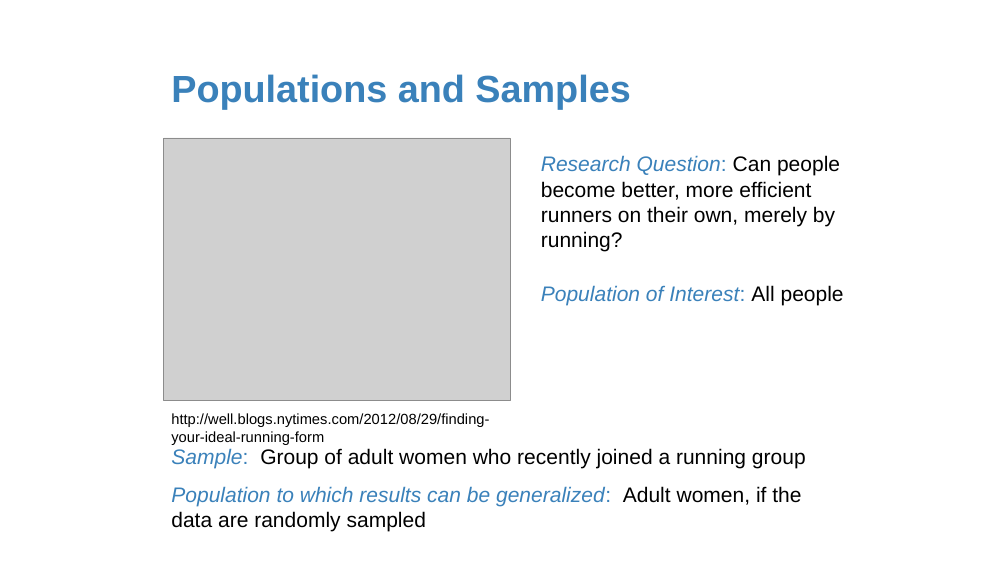
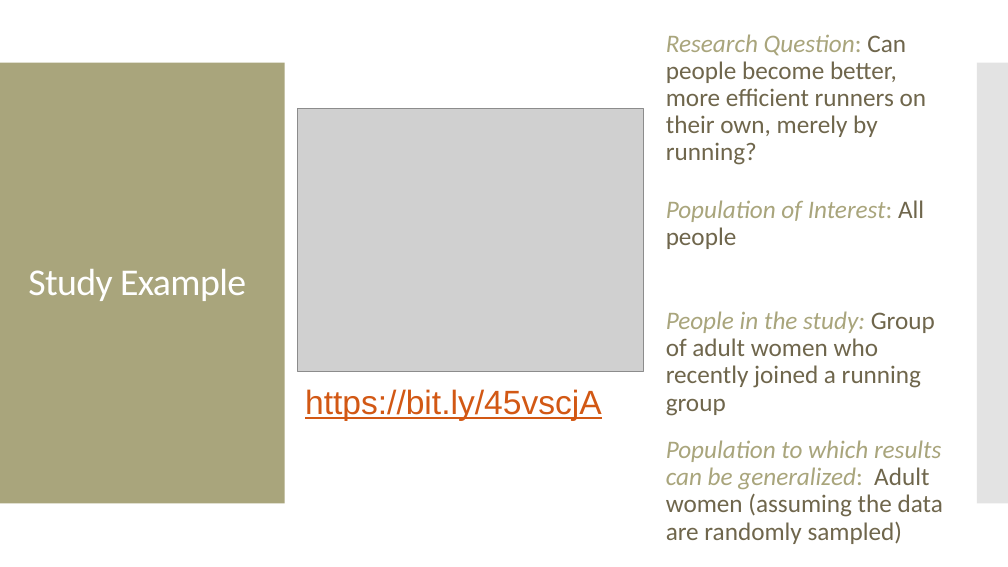
Before and after one commit to amosca01/MATH108-F23, a slide deck: slide 11 of slides/02-data-collection.pptx (slide 6 before the commit). Drawn at 1008x567 pixels with LibreOffice and Linux fonts; fonts in the diff are those of the drawing; grey boxes stand for pictures. Boxes give left, top, right and bottom in pixels: in the first picture for what was removed or moved away, otherwise in the second. Text is boxed around its words. In the diff, an @@ line names an element or a change of style, - is before the commit and + after.

```diff
--- a/slides/02-data-collection.pptx
+++ b/slides/02-data-collection.pptx
@@ text "Research Question: Can people become ...": place and size @@
-text "Research Question: Can people become ..." at [541,155,840,251]
+text "Research Question: Can people become ..." at [666,34,927,165]
@@ text "Research Question: Can people become ..." at [666,34,927,165]: size 20 to 24 pt, font Arial to Calibri; text colour #3A81BA to #A9A57C in "Research Question:"; text colour #000000 to #6F664C in "Can people become better, more efficient runners ..."; line spacing 1 to 0.9 @@
@@ rectangle added at [0,63,285,504], fill #A9A57C @@
@@ title removed at [171,74,630,109] @@
-Populations and Samples
@@ rectangle added at [977,63,1008,504], fill #C8C8C8 at 50% opacity @@
@@ picture: place and size @@
-picture at [164,138,510,400]
+picture at [298,109,644,371]
@@ text "Population of Interest: All people": place and size @@
-text "Population of Interest: All people" at [541,285,844,305]
+text "Population of Interest: All people" at [666,200,924,249]
@@ text "Population of Interest: All people" at [666,200,924,249]: size 20 to 24 pt, font Arial to Calibri; text colour #3A81BA to #A9A57C in "Population of Interest:"; text colour #000000 to #6F664C in "All people"; line spacing 1 to 0.9 @@
@@ title added at [28,269,246,301], 36 pt, text #FFFFFF @@
+Study Example
@@ text added at [666,311,935,416], 24 pt, text #6F664C @@
+People in the study: Group of adult women who recently joined a running group
@@ text added at [305,389,602,421], 32 pt, text #D25814, underline @@
+https://bit.ly/45vscjA
@@ text removed at [171,413,489,445] @@
-http://well.blogs.nytimes.com/2012/08/29/finding-your-ideal-running-form
@@ text removed at [171,448,806,469] @@
-Sample: Group of adult women who recently joined a running group
@@ text at [666,440,943,544]: text changed; size 20 to 24 pt; font Arial to Calibri; text colour #3A81BA to #6F664C; italic off @@
-Population to which results can be generalized: Adult women, if the data are randomly sampled
+Population to which results can be generalized: Adult women (assuming the data are randomly sampled)
```
Also in this commit, not shown: 32 other slides changed, 21 slides added, 18 slides removed, 4 other files.
